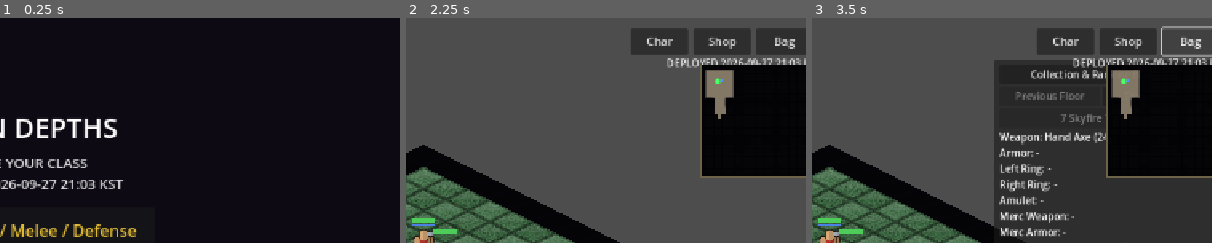
Above: before the commit, frames 1-3 (left to right).
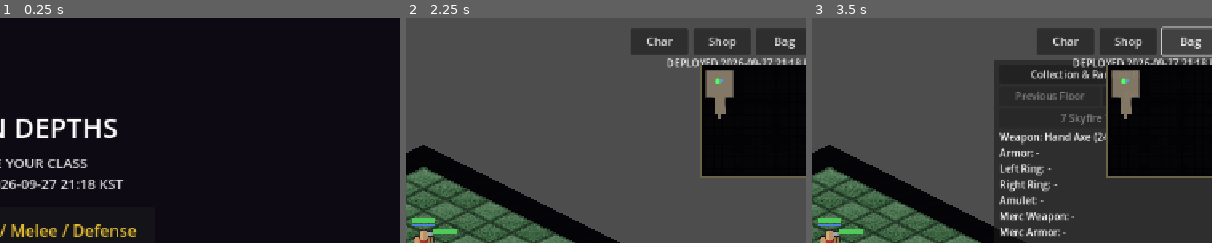
Above: after the commit, the same moments.

Repository: jflakeee/diablo
Game: Godot game, scene res://main.tscn
Two runs of this game, one before a commit and one after it. Both use one fixed random seed, a clock stepped at 60 frames per second and the inputs below.
Inputs:
- Up to frame 1 (0.25 s): no input
- Up to frame 2 (2.25 s): click "Normal" at 0.5 s; click "Normal" at 1.25 s; click "Iron Warden / Melee / Defense" at 2 s
- Up to frame 3 (3.5 s): click "Bag" at 2.75 s
The pictures show only the part of the screen within x 48-98%, y 0-50%; the shares and areas given below are measured in that part.

The runs differ from the first frame. In frame 1, 0.1% of the frame differs, in the area x 20-24%, y 72-76%; in frame 2, less than 0.1%; in frame 3, less than 0.1%.

Commit message:
Fix quest and combat text rendering

Diff:
--- a/prototype/game_dungeon/main.gd
+++ b/prototype/game_dungeon/main.gd
@@ -34,7 +34,7 @@
 const CollectionBook := preload("res://collection_book.gd")
 const Visibility := preload("res://visibility.gd")
 const FogOverlay := preload("res://fog_overlay.gd")
-const DEPLOYED_AT_KST := "2026-09-27 21:03 KST"
+const DEPLOYED_AT_KST := "2026-09-27 21:18 KST"
 
 var _grid: Array = []
 var _astar: AStarGrid2D
@@ -510,7 +510,7 @@
 		_auto_spend_points()
 	var bonus := 500 + _act * 300
 	_gold += bonus
-	_combat_log = "ACT %d 클리어! 출구 개방 / 고유 장비 / 스킬+2 / +%dg" % [_act, bonus]
+	_combat_log = "ACT %d CLEAR / EXIT OPEN / UNIQUE REWARD / SKILL +2 / +%dg" % [_act, bonus]
 	_act += 1
 
 func _next_level() -> void:
@@ -541,7 +541,7 @@
 	_update_visibility(true)
 	if is_instance_valid(_cam):
 		_cam.position = _player.position
-	_combat_log = "던전 레벨 %d" % _dlevel
+	_combat_log = "DUNGEON LEVEL %d" % _dlevel
 
 # A* 내비게이션: actor를 (tgx,tgy)로 경로 따라 이동 (경로 400ms 캐시)
 func _capture_floor_state() -> void:
@@ -1317,7 +1317,7 @@
 	Item.socket_insert(wpn2, {"kind": "rune", "id": "Vey"})
 	Item.effective_affixes(wpn2)
 	var t3: bool = String(wpn2.get("runeword", "")) == ""
-	print("[P4] order: Ahn+Vey to sigilword='%s' (없어야 함) : %s" % [String(wpn2.get("runeword", "")), str(t3)])
+	print("[P4] order: Ahn+Vey must not create a sigilword ('%s'): %s" % [String(wpn2.get("runeword", "")), str(t3)])
 
 	# 4) 변환: Ahn×3 → Ahnor
 	var up := Craft.upgrade_rune("Ahn")
@@ -1695,7 +1695,7 @@
 	# 출구 도달 → 다음 던전 레벨(워프). 보스 층은 보스 처치 전 잠금.
 	if Vector2(_player.gx, _player.gy).distance_to(Vector2(_exit_cell.x, _exit_cell.y)) < 1.3:
 		if _exit_locked:
-			_combat_log = "출구 봉인: 보스를 처치하십시오"
+			_combat_log = "EXIT SEALED: defeat the boss"
 		else:
 			_next_level()
 			return
@@ -1803,7 +1803,7 @@
 
 func _on_merc_died(_a: Node) -> void:
 	_merc_revive_t = 8.0                    # 8초 후 부활
-	_combat_log = "용병 쓰러짐 (8초 후 부활)"
+	_combat_log = "MERCENARY DOWN / REVIVES IN 8 SECONDS"
 
 func _on_player_died(_actor: Node) -> void:
 	_player_deaths += 1
@@ -1815,7 +1815,7 @@
 	_corpse_state = DeathSystem.create_corpse(_player.gx, _player.gy, lost_gold + previous_gold)
 	_spawn_corpse_marker()
 	_death_respawn_t = DeathSystem.RESPAWN_DELAY
-	_combat_log = "쓰러짐 / 골드 %d, 경험치 %d 손실" % [lost_gold, lost_xp]
+	_combat_log = "DEFEATED / LOST %d GOLD AND %d XP" % [lost_gold, lost_xp]
 
 func _respawn_player() -> void:
 	_player.alive = true
@@ -1825,7 +1825,7 @@
 	_player.gx = _ent_cell.x
 	_player.gy = _ent_cell.y
 	_player.position = _iso(_player.gx, _player.gy)
-	_combat_log = "체크포인트 부활 / 시체를 회수하십시오"
+	_combat_log = "CHECKPOINT REVIVAL / RECOVER YOUR CORPSE"
 
 func _spawn_corpse_marker() -> void:
 	if is_instance_valid(_corpse_marker):
@@ -1857,7 +1857,7 @@
 	if is_instance_valid(_corpse_marker):
 		_corpse_marker.queue_free()
 	_corpse_marker = null
-	_combat_log = "시체 회수 / 골드 +%d" % recovered_gold
+	_combat_log = "CORPSE RECOVERED / +%d GOLD" % recovered_gold
 
 func _merc_revive() -> void:
 	if _merc == null:
@@ -1869,7 +1869,7 @@
 	_merc.gx = _player.gx + 1
 	_merc.gy = _player.gy
 	_merc.position = _iso(_merc.gx, _merc.gy)
-	_combat_log = "용병 부활"
+	_combat_log = "MERCENARY REVIVED"
 
 func _approach(m: ActorScript, delta: float, stop_dist: float) -> float:
 	var d := Vector2(_player.gx - m.gx, _player.gy - m.gy).length()
@@ -2046,7 +2046,7 @@
 		_automation_last_expire = now
 		var mats := _automation.expire_auctions(now)
 		if mats > 0:
-			_combat_log = "경매 만료 자동 분해 / 재료 +%d" % mats
+			_combat_log = "AUCTION EXPIRED / SALVAGED +%d MATERIALS" % mats
 	if _attack_ttl > 0.0:
 		_attack_ttl -= delta
 		if _attack_ttl <= 0.0:
@@ -2144,7 +2144,7 @@
 		return
 	var target := _nearest_arc_target()
 	if target == null:
-		_combat_log = "No arc target — high wall or pillar blocks the throw"
+		_combat_log = "No arc target - high wall or pillar blocks the throw"
 		return
 	_arc_flasks -= 1
 	var impact := Vector2(target.gx, target.gy)
@@ -2330,7 +2330,7 @@
 			var element_labels := {"fire": "FIRE", "cold": "COLD", "light": "LIGHT", "poison": "POISON"}
 			var txt := "%d %s" % [dmg, String(element_labels.get(element, ""))]
 			if tres < 0:
-				txt = "%d! 약점" % dmg
+				txt = "%d WEAK" % dmg
 			_spawn_text(t.position, txt, Color(1, 0.55, 0.15))
 			if not t.alive:
 				_grant_xp(t.level * 40)
@@ -2437,7 +2437,7 @@
 func _damage_armor() -> void:
 	if Item.lose_durability(_equipped["armor"]):
 		_recompute_player()
-		_combat_log = "방어구 파손"
+		_combat_log = "ARMOR BROKEN"
 
 # 유니크 인챈트 원소 피해(피격 시) — 플레이어 저항 적용. 냉기는 슬로우.
 func _apply_enchant(m: ActorScript) -> void:
@@ -2548,7 +2548,7 @@
 		_player.skill_points += reward_skills
 		if _auto_quit and reward_skills > 0:
 			_auto_spend_points()
-		_combat_log = "퀘스트 완료: %s (+%dg)" % [String(definition.get("name", id)), reward_gold]
+		_combat_log = "QUEST COMPLETE: %s (+%dg)" % [String(definition.get("name", id)), reward_gold]
 		_spawn_text(_player.position + Vector2(0, -48), "QUEST COMPLETE", Color(1.0, 0.82, 0.3))
 
 func _on_monster_died(m: Node) -> void:
@@ -2803,7 +2803,7 @@
 		var pt := String(it["ptype"])
 		var tier := int(it.get("tier", 1))
 		if _automation.potion_upgrade(pt, tier):
-			_spawn_text(_player.position, "%s 포션 등급 +%d" % [pt, tier], Color.LIME_GREEN)
+			_spawn_text(_player.position, "%s POTION TIER +%d" % [pt.to_upper(), tier], Color.LIME_GREEN)
 		if _add_potion_to_belt(pt):
 			var c := Color(0.85, 0.3, 0.3) if pt == "health" else Color(0.4, 0.6, 1.0)
 			_spawn_text(_player.position, "+" + String(it["name"]), c)
@@ -2897,7 +2897,7 @@
 func _equip_from_inventory(it: Dictionary) -> void:
 	var requirement_failures := Item.requirement_failures(it, _player.level, _player.stat_str, _player.stat_dex)
 	if not requirement_failures.is_empty():
-		_combat_log = "장착 요구조건 부족: %s" % ", ".join(requirement_failures)
+		_combat_log = "EQUIP REQUIREMENTS NOT MET: %s" % ", ".join(requirement_failures)
 		return
 	var slot := _equipment_slot_for_item(it)
 	var old: Dictionary = _equipped[slot]
@@ -2928,7 +2928,7 @@
 
 func _equip_merc_from_inventory(it: Dictionary) -> void:
 	if not Mercenary.can_equip(it, _merc.level if _merc != null else _player.level):
-		_combat_log = "동료 장착 요구조건 부족: %s" % Item.requirement_text(it)
+		_combat_log = "MERC EQUIP REQUIREMENTS NOT MET: %s" % Item.requirement_text(it)
 		return
 	var slot := String(it["slot"])
 	var old: Dictionary = _merc_equipped[slot]
@@ -2943,14 +2943,14 @@
 
 func _deposit_to_stash(it: Dictionary) -> void:
 	if Stash.deposit(it, _inventory, _stash):
-		_combat_log = "보관함 이동: %s" % Item.display_name(it)
+		_combat_log = "MOVED TO STASH: %s" % Item.display_name(it)
 	else:
-		_combat_log = "보관함이 가득 찼습니다 (%d/%d)" % [_stash.size(), Stash.CAPACITY]
+		_combat_log = "STASH FULL (%d/%d)" % [_stash.size(), Stash.CAPACITY]
 	_rebuild_inv()
 
 func _withdraw_from_stash(it: Dictionary) -> void:
 	if Stash.withdraw(it, _inventory, _stash):
-		_combat_log = "가방 이동: %s" % Item.display_name(it)
+		_combat_log = "MOVED TO BAG: %s" % Item.display_name(it)
 	_rebuild_inv()
 
 func _toggle_bag() -> void:
@@ -3098,7 +3098,7 @@
 	_monsters.clear()
 	_in_town = true
 	_player.gx = _ent_cell.x; _player.gy = _ent_cell.y; _player.position = _iso(_player.gx, _player.gy)
-	_combat_log = "HOMETOWN — Return Portal is open"
+	_combat_log = "HOMETOWN - RETURN PORTAL OPEN"
 	_rebuild_inv()
 
 # ── 캐릭터 성장 패널 ──
@@ -3389,7 +3389,7 @@
 	for stat in stats:
 		var leader: Dictionary = leaders[stat]
 		var line := Label.new()
-		line.text = "%s +%d — %s" % [String(stat).to_upper(), int(leader.get("value", 0)), String(leader.get("name", ""))]
+		line.text = "%s +%d - %s" % [String(stat).to_upper(), int(leader.get("value", 0)), String(leader.get("name", ""))]
 		_inv_vbox.add_child(line)
 	if not _collection.stored.is_empty():
 		var storage_title := Label.new()
@@ -3525,9 +3525,13 @@
 func _spawn_text(pos: Vector2, text: String, col: Color) -> void:
 	var lbl := Label.new()
 	lbl.text = text
-	lbl.position = pos + Vector2(-8, -46)
+	lbl.position = pos + Vector2(-90, -46)
+	lbl.size = Vector2(180, 28)
+	lbl.horizontal_alignment = HORIZONTAL_ALIGNMENT_CENTER
 	lbl.z_index = 100
 	lbl.add_theme_color_override("font_color", col)
+	lbl.add_theme_color_override("font_outline_color", Color(0, 0, 0, 0.95))
+	lbl.add_theme_constant_override("outline_size", 3)
 	lbl.add_theme_font_size_override("font_size", _accessibility.font_size(18))
 	_world.add_child(lbl)
 	var tw := create_tween()
--- a/prototype/game_dungeon/quest.gd
+++ b/prototype/game_dungeon/quest.gd
@@ -91,7 +91,7 @@
 static func objective_text(definitions: Array, state: Dictionary, act: int) -> String:
 	var definition := current(definitions, state, act)
 	if definition.is_empty():
-		return "현재 액트 퀘스트 완료"
+		return "All quests in this act complete"
 	var id := String(definition.get("id", ""))
 	var entry: Dictionary = state.get(id, {})
 	var objective: Dictionary = definition.get("objective", {})
--- a/prototype/game_dungeon/waypoint.gd
+++ b/prototype/game_dungeon/waypoint.gd
@@ -67,7 +67,7 @@
 		var definition: Dictionary = raw
 		if String(definition.get("id", "")) == current:
 			return String(definition.get("name", current))
-	return "미해금"
+	return "Locked"
 
 static func cycle(definitions: Array, state: Dictionary, act: int) -> Dictionary:
 	var available := unlocked_for_act(definitions, state, act)
